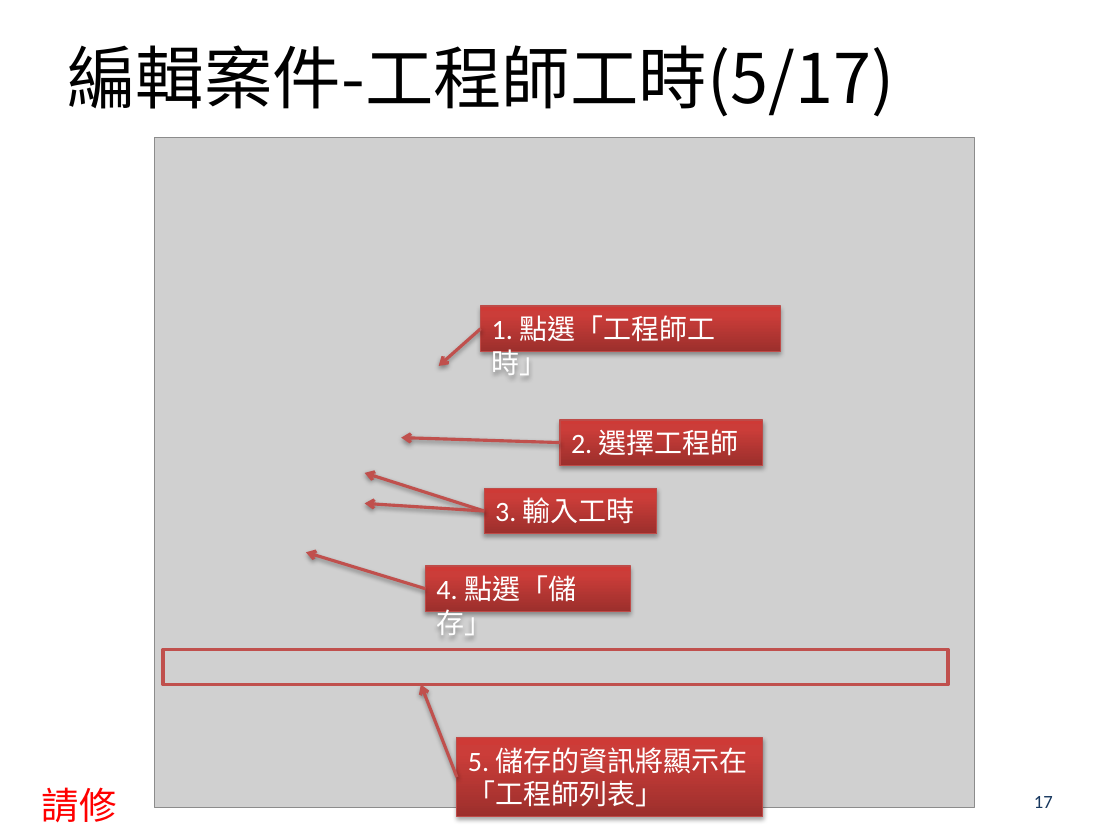
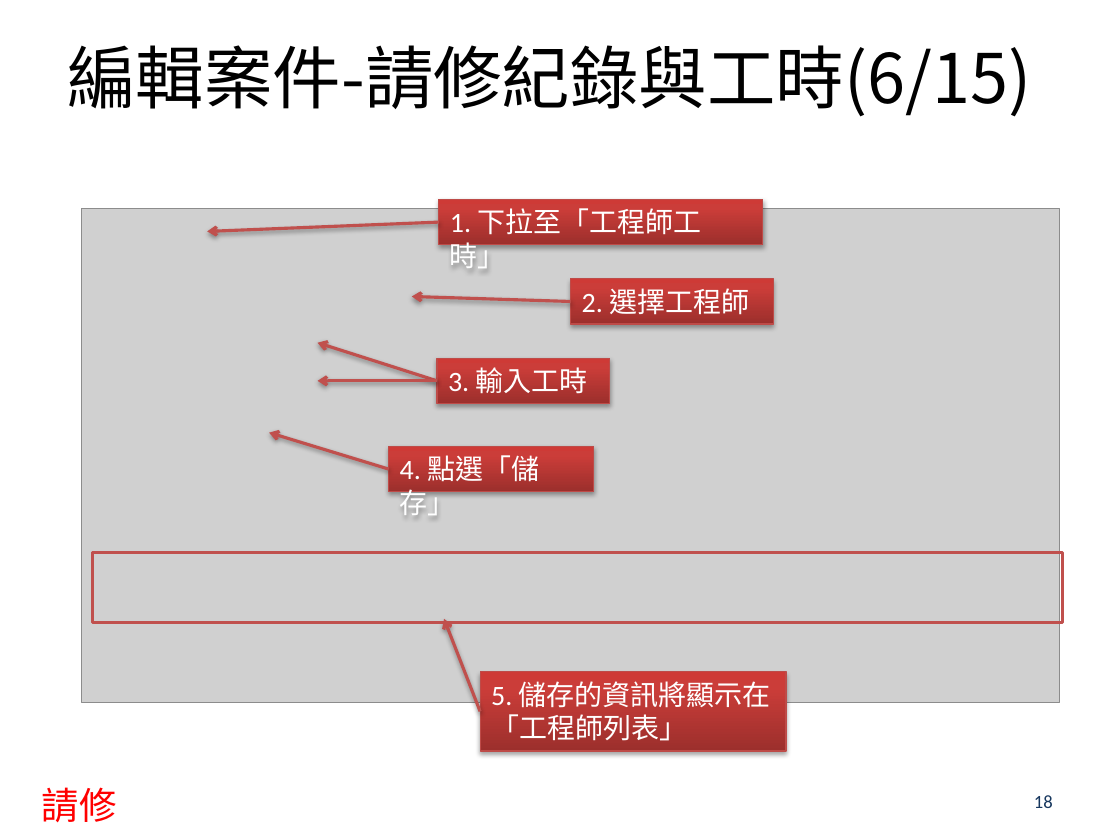
Before and after one commit to airball91327/BMEDSys, a slide deck: slide 18 of EDIS/EDIS/wwwroot/Files/Manual/BMED_EngManual.pptx (slide 17 before the commit). Drawn at 1120x840 pixels with LibreOffice and Linux fonts; fonts in the diff are those of the drawing; grey boxes stand for pictures; background and template pictures are left out. Boxes give left, top, right and bottom in pixels: in the first picture for what was removed or moved away, otherwise in the second. Text is boxed around its words. In the diff, an @@ line names an element or a change of style, - is before the commit and + after.

```diff
--- a/EDIS/EDIS/wwwroot/Files/Manual/BMED_EngManual.pptx
+++ b/EDIS/EDIS/wwwroot/Files/Manual/BMED_EngManual.pptx
@@ title at [67,45,1031,117]: text changed @@
-編輯案件-工程師工時(5/17)
+編輯案件-請修紀錄與工時(6/15)
@@ picture: place and size @@
-picture at [155,138,974,808]
+picture at [82,208,1060,702]
@@ rectangle "1. 下拉至「工程師工時」": place and size @@
-rectangle "1. 下拉至「工程師工時」" at [480,306,781,351]
+rectangle "1. 下拉至「工程師工時」" at [439,199,763,244]
@@ text in rectangle at [450,208,702,268]: text changed @@
-1. 點選「工程師工時」
+1. 下拉至「工程師工時」
@@ arrow moved from (480, 329) - (439, 366) to (439, 222) - (207, 232) @@
@@ arrow moved from (560, 442) - (401, 438) to (570, 301) - (412, 297) @@
@@ rectangle "2. 選擇工程師": place and size @@
-rectangle "2. 選擇工程師" at [560,420,763,465]
+rectangle "2. 選擇工程師" at [570,279,773,324]
@@ arrow moved from (484, 511) - (365, 473) to (437, 381) - (318, 343) @@
@@ rectangle "3. 輸入工時": place and size @@
-rectangle "3. 輸入工時" at [484,488,656,533]
+rectangle "3. 輸入工時" at [437,358,609,403]
@@ arrow moved from (484, 511) - (365, 503) to (437, 381) - (318, 381) @@
@@ arrow moved from (426, 589) - (306, 552) to (389, 469) - (269, 432) @@
@@ rectangle "4. 點選「儲存」": place and size @@
-rectangle "4. 點選「儲存」" at [426,566,631,610]
+rectangle "4. 點選「儲存」" at [389,447,594,492]
@@ rectangle: place and size @@
-rectangle at [164,650,949,684]
+rectangle at [93,552,1063,623]
@@ arrow moved from (457, 777) - (421, 684) to (480, 711) - (445, 619) @@
@@ rectangle "5. 儲存的資訊將顯示在「工程師列表」": place and size @@
-rectangle "5. 儲存的資訊將顯示在「工程師列表」" at [457,737,763,816]
+rectangle "5. 儲存的資訊將顯示在「工程師列表」" at [480,672,786,752]
@@ page number at [1034,795,1053,808]: text changed @@
-17
+18
```
Also in this commit, not shown: 31 other slides changed, 4 slides added, 7 slides removed, 7 other files.
